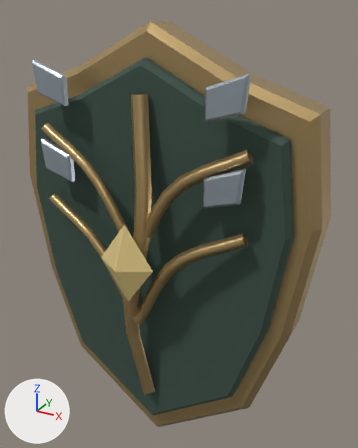
Renders of the glTF model assets/garments/grovekeeper-shield-v1/universal-low.glb from each side of a commit.
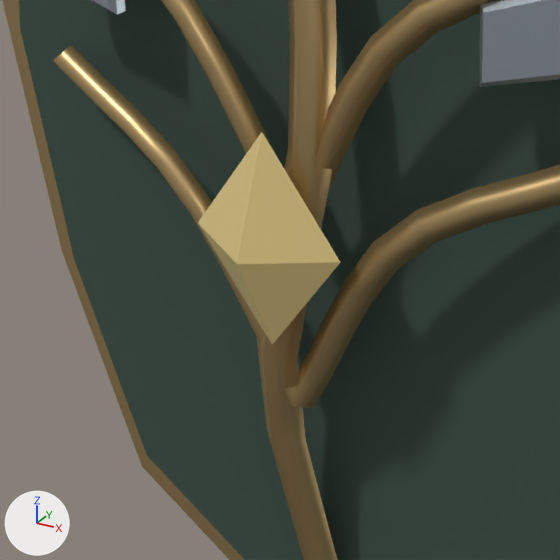
Old and new are each drawn whole from a camera (50 mm lens) standing at (0.43, -0.795, 0.425) and looking at (0.019, -0.046, 0.05) and again close up on the part from 8% to 65% of the width and 39% to 85% of the height. The axes (+X, +Y, +Z) are drawn at lower left. The lights are the same throughout. The older version's two pictures come first.

The older version as bpy lines, for what is in view:
```python
mat_garment___cut_crystal = principled_material('Garment | cut crystal')
mat_garment___cut_crystal.base_color = (0.578, 0.451, 0.184)  # yellow #c8b377
mat_garment___cut_crystal.roughness = 0.2
mat_garment___cut_crystal.emission_color = (0.0866, 0.0676, 0.0277)  # brown #534a2e
mat_garment___cut_crystal.emission_strength = 1.0
me_grovekeeper_shield = bpy.data.meshes.new('Grovekeeper Shield')
me_grovekeeper_shield.from_pydata(...)  # 401 vertices, 704 faces; spans x -0.292..0.292, y -0.226..0.057, z -0.415..0.403
# faces by material slot: [412, 92, 112, 8, 80]
me_grovekeeper_shield.materials.append(mat_antique_gold_settings)  # brown #bfa371
me_grovekeeper_shield.materials.append(mat_dark_ashwood)  # dark green #394e44
me_grovekeeper_shield.materials.append(mat_forged_silver)  # light grey #b3bec7
me_grovekeeper_shield.materials.append(mat_garment___cut_crystal)  # yellow #c8b377
me_grovekeeper_shield.materials.append(mat_wrapped_oxblood_leather)  # dark blue #293039
ob_grovekeeper_shield = bpy.data.objects.new('Grovekeeper Shield', me_grovekeeper_shield)
ob_grovekeeper_shield.location = (0.0, 0.0, 0.0)
```
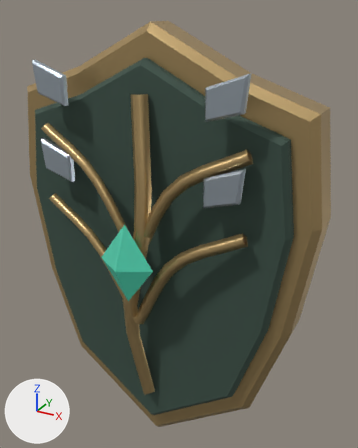
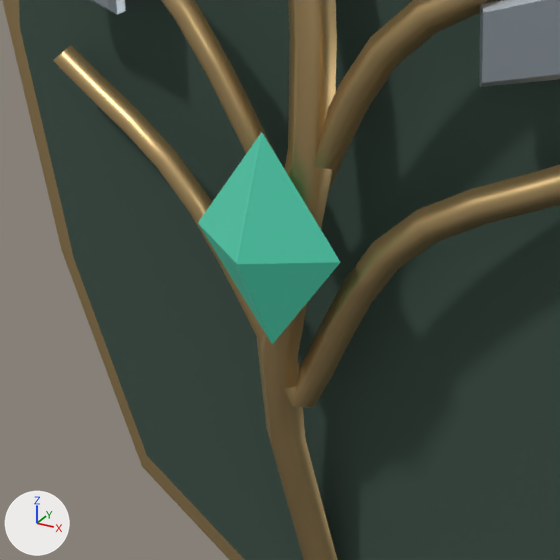
Scene script edits in JSON lines:
```json
{"op": "set", "path": "mat_garment___cut_crystal.base_color", "old": "(0.578, 0.451, 0.184)", "new": "(0.0666, 0.521, 0.352)", "note": "yellow #c8b377 -> green #49bfa0"}
{"op": "set", "path": "mat_garment___cut_crystal.emission_color", "old": "(0.0866, 0.0676, 0.0277)", "new": "(0.00999, 0.0781, 0.0527)", "note": "brown #534a2e -> dark green #194f41"}
```

Boxes [x1, y1, x2, y2] around the edits, measured in the close-ups (560 x 560 px):
```json
{"object": "Grovekeeper Shield", "change": "recoloured", "before": [195, 129, 386, 347], "after": [195, 129, 386, 347], "on screen": "yellow to green"}
```
